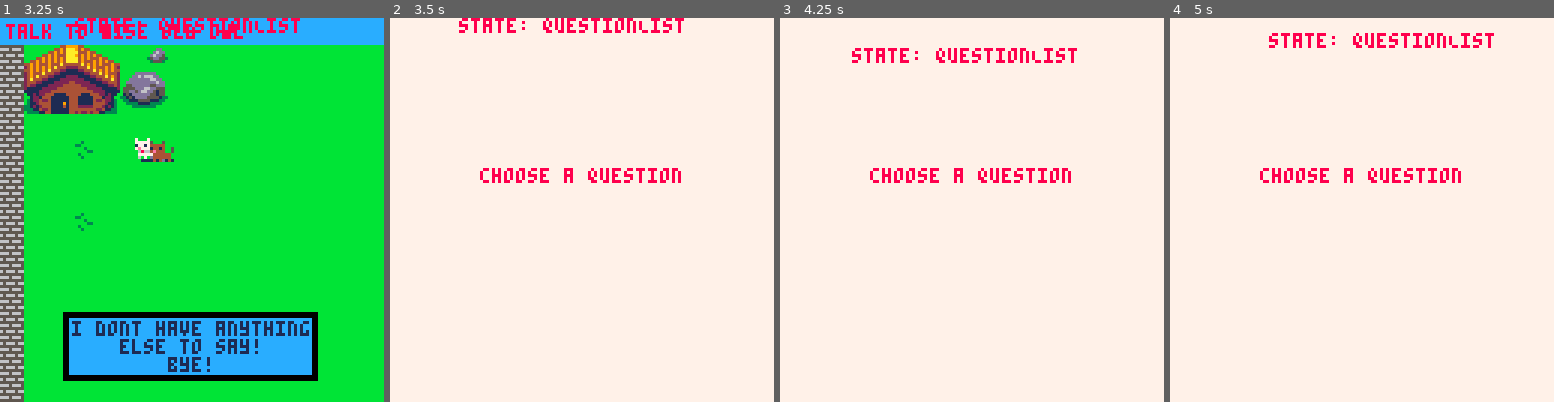
Above: before the commit, frames 1-4 (left to right).
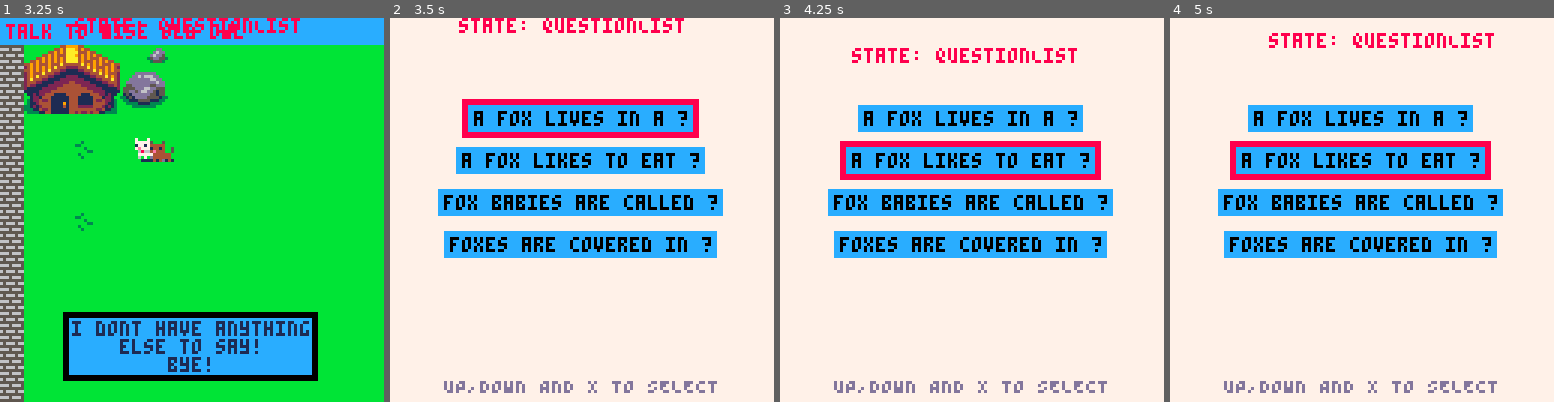
Above: after the commit, the same moments.

Repository: Mackeriah/FurlockBones-game
Game: PICO-8 cartridge furlock bones.p8
Same seed, same stepped clock (60 frames per second), same inputs: the game is played once before the commit and once after it.
Inputs:
- Up to frame 1 (3.25 s): tap X (X key) at 0.33, 1.07, 1.85, 2.97 s; tap O (Z key) at 0.7, 1.7, 2.1, 2.5, 2.9 s; hold Right 1.6-2.1 s; hold Up 2.15-2.42 s; hold Right 2.47-3.03 s; hold Left from 3.08 s (still down)
- Up to frame 2 (3.5 s): keep holding Left; tap O (Z key) at 3.3 s
- Up to frame 3 (4.25 s): release Left at 3.58 s; hold Down 3.63-3.97 s; tap O (Z key) at 3.7, 4.1 s; hold Right from 4.02 s (still down); tap X (X key) at 4.08 s
- Up to frame 4 (5 s): tap O (Z key) at 4.5, 4.9 s; release Right at 4.68 s; hold Up from 4.73 s (still down)

Frame 1 is identical in both runs. In frame 2, 22% of the frame differs, in the area x 12-87%, y 21-98%; in frame 3, 22%; in frame 4, 22%.

Commit message:
making some headway on wordgame
but I think it might be quite complex!!

Diff:
--- a/furlock bones.p8
+++ b/furlock bones.p8
@@ -90,7 +90,7 @@
 	if wordgame.displayed == true then
 		camera_x, camera_y = 0,0
 		camera(camera_x,camera_y) --0,0 as I draw wordgame in top left
-		wordgame_prepare() -- get questions/anwers ready for current lost animal
+		wordgame_prepare_chosen_question() -- get questions/anwers ready for current lost animal
 		wordgame_draw_question_list()
 	else
 		camera(camera_x,camera_y) -- run before map to avoid wordgame stutter
@@ -253,22 +253,24 @@
 	wordgame.displayed = false -- flag to check if displayed on screen or not
 end
 
-function wordgame_prepare()
-	lostAnimal = animal.list[animal.active]
-	if lostAnimal == "fox" then
-		if wordgame.selectedQuestion == 1 then
-			wordgame_store_questions({"a fox lives in a ?"})
+function wordgame_prepare_chosen_question()
+	if wordgame.state == "chosenQuestion" then
+		lostAnimal = animal.list[animal.active]
+		if lostAnimal == "fox" then
+			if wordgame.selectedQuestion == 1 then
+				wordgame_store_questions({"a fox lives in a ?"})
+				wordgame_store_answers({"large den", "hive", "tree-house","very deep hole","sausage factory"})
+				wordgame.correct_answer = 1
+			elseif wordgame.selectedQuestion == 2 then
+				wordgame_store_questions({"a fox likes to eat ?"})
+				wordgame_store_answers({"leaves", "bees", "people","chickens","sausages"})
+				wordgame.correct_answer = 4
+			end
+		elseif lostAnimal == "red panda" then
+			wordgame_store_questions({"a red panda lives in a ?"})
 			wordgame_store_answers({"large den", "hive", "tree-house","very deep hole","sausage factory"})
-			wordgame.correct_answer = 1
-		elseif wordgame.selectedQuestion == 2 then
-			wordgame_store_questions({"a fox likes to eat ?"})
-			wordgame_store_answers({"leaves", "bees", "people","chickens","sausages"})
-			wordgame.correct_answer = 4
-		end
-	elseif lostAnimal == "red panda" then
-		wordgame_store_questions({"a red panda lives in a ?"})
-		wordgame_store_answers({"large den", "hive", "tree-house","very deep hole","sausage factory"})
-		wordgame.correct_answer = 3
+			wordgame.correct_answer = 3
+		end
 	end
 end
 
@@ -295,50 +297,20 @@
 function wordgame_draw_question_list()
 	rectfill(0, 0, 127, 127, 7) -- fill screen
 	if (wordgame.state == "questionList") then
-		print_centered("choose a question", 50, 8)
+		wordgame_store_answers({"a fox lives in a ?", "a fox likes to eat ?", "fox babies are called ?", "foxes are covered in ?"})
+		wordgame_questions_only()
+
 		if (btnp(❎)) then
 			wordgame.state = "chosenQuestion"
 		end
+
 	elseif (wordgame.state == "chosenQuestion") then
-		wordgame_draw_chosen_question()
-	end
-end
-
-function wordgame_draw_chosen_question()
- -- ** QUESTION LOGIC**
-	local maxTextWidth = 0
-	for i=1, #wordgame.question do -- the # gets array length
-		if #wordgame.question[i] > maxTextWidth then -- loop through array and find longest text element
-			maxTextWidth = #wordgame.question[i] -- set max width to longest element so box wide enough
-		end
-	end
-
-	-- define textbox with border
-	local textbox_x = camera_x + 64 - maxTextWidth *2 -1 -- -1 for border and centred
-
-	-- draw text box at top of screen
-	local textbox_y = camera_y + 16 -- controls vertical location of text box (0 top, 127 bottom)
-
-	local textbox_width = textbox_x+(maxTextWidth*4)  -- *4 to account for character width
-	local textbox_height = textbox_y + #wordgame.question * 6 -- *6 for character height
-
-	-- draw outer border text box
-	--rectfill(textbox_x-2, textbox_y-2, textbox_width+2, textbox_height+2, 0)
-	rectfill(textbox_x, textbox_y, textbox_width, textbox_height, 12)
-
-	-- write text
-	for i=1, #wordgame.question do  -- the # gets the legnth of the array 'text'
-		local txt = wordgame.question[i]
-		-- local tx = textbox_x +1 -- add 1 pixel of outside of box and text
-		local tx = camera_x + 64 - #txt * 2 -- centre text based on length of string txt
-		local ty = textbox_y -5+(i*6) -- padding for top of box but because for loop starts at 1 we need to subtract 5
-		print(txt, tx, ty, 1)
-	end
-
- -- ** ANSWER LOGIC **
-	-- #wordgame.answers this is how many answers there are and thus how many boxes we need
-
-	-- determine longest line of text
+		wordgame_draw_chosen_question_and_answers()
+	end
+end
+
+function wordgame_questions_only()
+	-- determine longest question
 	local maxTextWidth = 0
 	for i=1, #wordgame.answers do -- the # gets array length
 		if #wordgame.answers[i] > maxTextWidth then -- loop through array and find longest text element
@@ -364,7 +336,9 @@
 		if wordgame.selectedAnswer == i then
 			rectfill(tx-4,ty-4,tx+#txt*4+2,ty+6+2,8) -- this draws the border (to select answer)
 		end
-		rectfill(tx-2,ty-2,tx+#txt*4,ty+6,3) -- this draws the box
+
+		rectfill(tx-2,ty-2,tx+#txt*4,ty+6,12) -- this draws the box
+
 		print(txt, tx, ty, 0) -- print the current possible answer
 		if correct == true then
 			print_centered("well done! press x to close",102,11)
@@ -407,6 +381,114 @@
 		else correct = false end
 	end
 end
+
+function wordgame_draw_chosen_question_and_answers()
+ -- ** QUESTION LOGIC**
+	local maxTextWidth = 0
+	for i=1, #wordgame.question do -- the # gets array length
+		if #wordgame.question[i] > maxTextWidth then -- loop through array and find longest text element
+			maxTextWidth = #wordgame.question[i] -- set max width to longest element so box wide enough
+		end
+	end
+
+	-- define textbox with border
+	local textbox_x = camera_x + 64 - maxTextWidth *2 -1 -- -1 for border and centred
+
+	-- draw text box at top of screen
+	local textbox_y = camera_y + 16 -- controls vertical location of text box (0 top, 127 bottom)
+
+	local textbox_width = textbox_x+(maxTextWidth*4)  -- *4 to account for character width
+	local textbox_height = textbox_y + #wordgame.question * 6 -- *6 for character height
+
+	-- draw outer border text box
+	rectfill(textbox_x, textbox_y, textbox_width, textbox_height, 12)
+
+	-- write text
+	for i=1, #wordgame.question do  -- the # gets the legnth of the array 'text'
+		local txt = wordgame.question[i]
+		-- local tx = textbox_x +1 -- add 1 pixel of outside of box and text
+		local tx = camera_x + 64 - #txt * 2 -- centre text based on length of string txt
+		local ty = textbox_y -5+(i*6) -- padding for top of box but because for loop starts at 1 we need to subtract 5
+		print(txt, tx, ty, 1)
+	end
+
+
+ -- ** ANSWER LOGIC **
+	-- #wordgame.answers this is how many answers there are and thus how many boxes we need
+
+	-- determine longest line of text
+	local maxTextWidth = 0
+	for i=1, #wordgame.answers do -- the # gets array length
+		if #wordgame.answers[i] > maxTextWidth then -- loop through array and find longest text element
+			maxTextWidth = #wordgame.answers[i] -- set max width to longest element so box wide enough
+		end
+	end
+
+	-- horizontal text box location
+	local textbox_xx = camera_x + 64 - maxTextWidth *2 -1 -- -1 for border and centred
+
+	-- vertical text box location
+	local textbox_yy = camera_y + 22 -- first question starts here
+
+	local textbox_width2 = textbox_xx+(maxTextWidth*4)  -- *4 to account for character width
+	local textbox_height2 = textbox_yy + 6 -- *6 for character height
+
+	-- write text
+	for i=1, #wordgame.answers do  -- the # gets the legnth of the array 'text'
+		local txt = wordgame.answers[i]
+		local tx = camera_x + 64 - #txt * 2 -- centre text based on length of string txt
+		local ty = textbox_yy - 5 +(i*14) -- padding for top of box but as loop starts at 1 we subtract 5
+
+		if wordgame.selectedAnswer == i then
+			rectfill(tx-4,ty-4,tx+#txt*4+2,ty+6+2,8) -- this draws the border (to select answer)
+		end
+
+		rectfill(tx-2,ty-2,tx+#txt*4,ty+6,3) -- this draws the box
+
+		print(txt, tx, ty, 0) -- prints the answers in the boxes
+		if correct == true then
+			print_centered("well done! press x to close",102,11)
+			objective.current = "take the animal home!"
+		elseif correct == false then
+			print_centered("i don't think that's right", 108, 8)
+		end
+		print_centered("UP,DOWN AND X TO SELECT", 120, 13)
+	end
+
+	-- use up and down to select a question unless already correctly answered
+	if correct == true then
+		if (btnp(❎)) then wordgame.state = "questionList" end -- return to list of questions
+	else
+		if (btnp(3)) then
+			if wordgame.selectedAnswer > #wordgame.answers-1 then
+				wordgame.selectedAnswer = 1
+				correct = none
+			else
+				wordgame.selectedAnswer += 1
+				correct = none
+			end
+		end
+		if (btnp(2)) then -- 2 is up
+			if wordgame.selectedAnswer == 1 then
+				wordgame.selectedAnswer = #wordgame.answers
+				correct = none
+			else
+				wordgame.selectedAnswer -= 1
+				correct = none
+			end
+		end
+	end
+
+	-- check if correct
+	if (btnp(❎)) then
+		if wordgame.selectedAnswer == wordgame.correct_answer then
+			correct = true
+			--animal.active += 1 -- this moves on to next animal but use it elsewhere instead
+		else correct = false end
+	end
+end
+
+
 
 
 -->8
